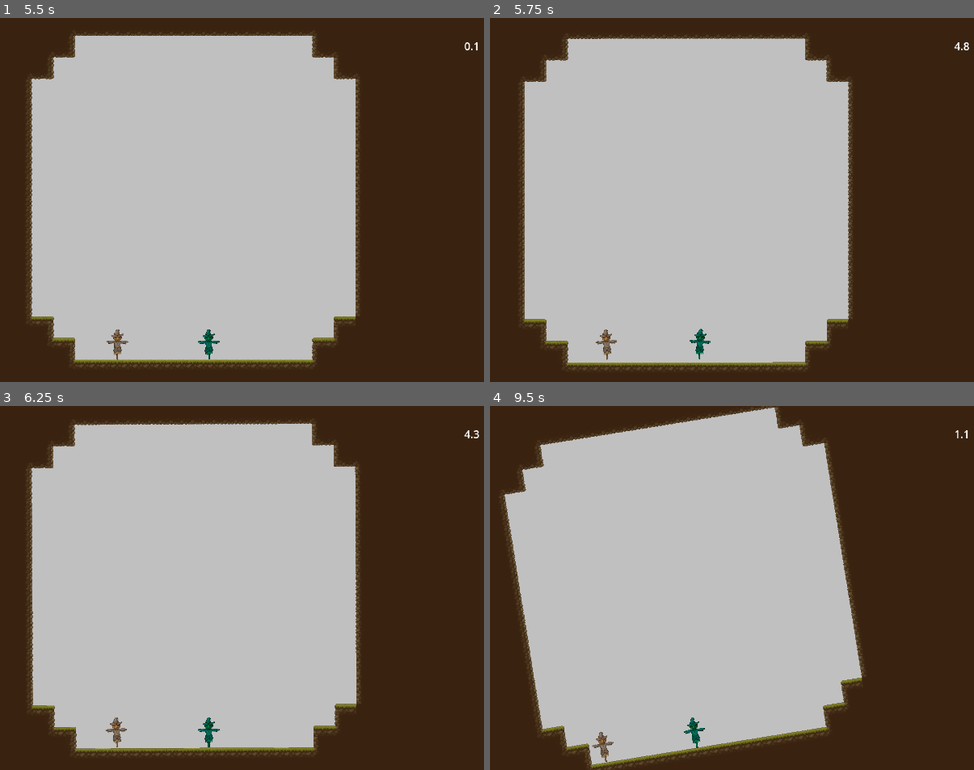
Above: before the commit, frames 1-4 (two rows, left to right).
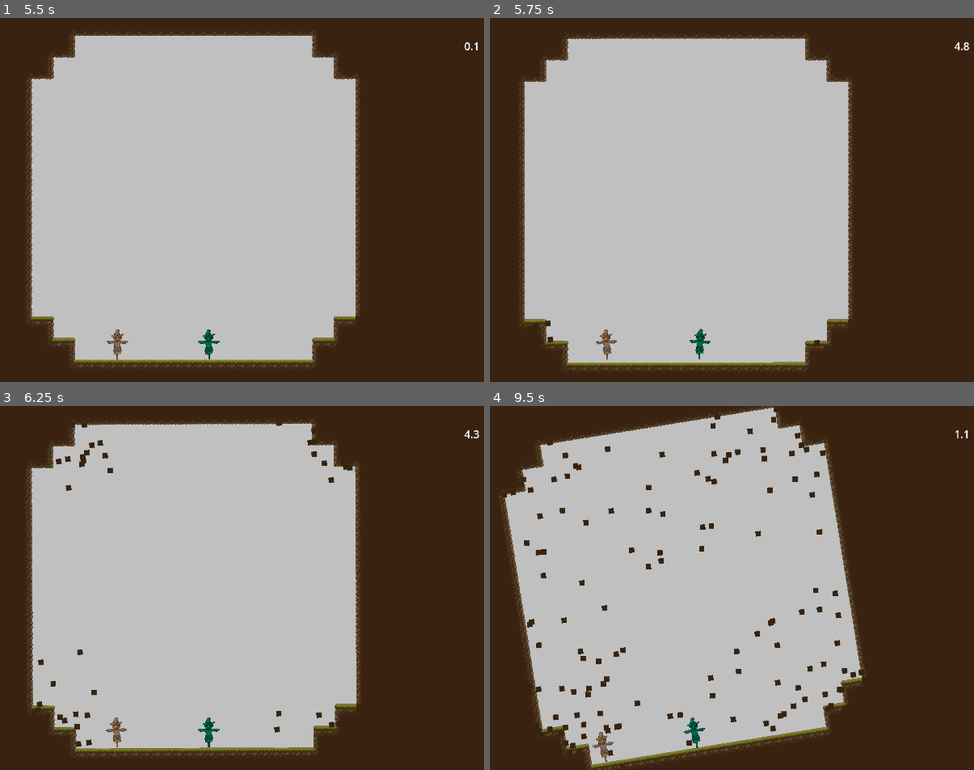
Above: after the commit, the same moments.

Repository: adudewithapc/piktiv-autumn-game-jam-2024
Game: Godot game, scene res://Scenes/UI/Menu.tscn
The game is run twice, just before and just after one commit, with the same random seed, the same clock (stepped at 60 frames per second) and the same inputs. Sound files missing from this copy of the repository are replaced by a short silence.
Inputs:
- Up to frame 1 (5.5 s): click "Play" at 0.5 s; tap Enter (ui_accept) at 1.25, 1.52, 2, 2.27, 3.77, 4.52, 5, 5.27 s
- Up to frame 2 (5.75 s): no input
- Up to frame 3 (6.25 s): no input
- Up to frame 4 (9.5 s): tap Enter (ui_accept) at 6.77, 7.52, 8.27 s

Frame 1 is identical in both runs. In frame 2, less than 0.1% of the frame differs, in the area x 8-70%, y 83-91%; in frame 3, 0.6%; in frame 4, 2.2%, in the area x 2-78%, y 0-100%.

Commit message:
rotate particles

Diff:
--- a/Scenes/LevelArt.tscn
+++ b/Scenes/LevelArt.tscn
@@ -18,13 +18,32 @@
 [sub_resource type="RectangleShape2D" id="RectangleShape2D_byneu"]
 size = Vector2(1088, 64)
 
+[sub_resource type="ParticleProcessMaterial" id="ParticleProcessMaterial_hbqhv"]
+particle_flag_disable_z = true
+angle_min = 1.07288e-05
+angle_max = 10.0
+spread = 180.0
+initial_velocity_min = 145.19
+initial_velocity_max = 421.05
+gravity = Vector3(0, 98, 0)
+
+[sub_resource type="Gradient" id="Gradient_27i2o"]
+offsets = PackedFloat32Array(0.75154)
+colors = PackedColorArray(0.223529, 0.137255, 0.0627451, 1)
+
+[sub_resource type="GradientTexture2D" id="GradientTexture2D_osxq6"]
+gradient = SubResource("Gradient_27i2o")
+width = 16
+height = 16
+
 [node name="Level" type="Node2D"]
 script = ExtResource("1_kb54q")
 
 [node name="Camera2D" type="Camera2D" parent="."]
 
-[node name="Stage" type="Marker2D" parent="."]
+[node name="Stage" type="Marker2D" parent="." node_paths=PackedStringArray("particles")]
 script = ExtResource("2_6jfnu")
+particles = [NodePath("GPUParticles2D"), NodePath("GPUParticles2D2"), NodePath("GPUParticles2D3"), NodePath("GPUParticles2D4")]
 
 [node name="Colliders" type="StaticBody2D" parent="Stage"]
 position = Vector2(-960, -540)
@@ -76,6 +95,38 @@
 tile_map_data = PackedByteArray("AAAPAP7/AAACAAUAAAAPAP//AAACAAUAAAAPAAAAAAACAAUAAAAPAAEAAAACAAUAAAAPAAIAAAACAAUAAAAPAA …(4800 unchanged characters)…
 tile_set = ExtResource("1_ocwr7")
 
+[node name="GPUParticles2D" type="GPUParticles2D" parent="Stage"]
+position = Vector2(-445, -459)
+emitting = false
+amount = 100
+process_material = SubResource("ParticleProcessMaterial_hbqhv")
+texture = SubResource("GradientTexture2D_osxq6")
+lifetime = 2.0
+
+[node name="GPUParticles2D2" type="GPUParticles2D" parent="Stage"]
+position = Vector2(445, -461)
+emitting = false
+amount = 100
+process_material = SubResource("ParticleProcessMaterial_hbqhv")
+texture = SubResource("GradientTexture2D_osxq6")
+lifetime = 2.0
+
+[node name="GPUParticles2D3" type="GPUParticles2D" parent="Stage"]
+position = Vector2(-442, 399)
+emitting = false
+amount = 100
+process_material = SubResource("ParticleProcessMaterial_hbqhv")
+texture = SubResource("GradientTexture2D_osxq6")
+lifetime = 2.0
+
+[node name="GPUParticles2D4" type="GPUParticles2D" parent="Stage"]
+position = Vector2(438, 436)
+emitting = false
+amount = 100
+process_material = SubResource("ParticleProcessMaterial_hbqhv")
+texture = SubResource("GradientTexture2D_osxq6")
+lifetime = 2.0
+
 [node name="PlayerOne" parent="." instance=ExtResource("3_csi8t")]
 position = Vector2(-231, 270)
 input_prefix = "first"
--- a/Scripts/Rotate.gd
+++ b/Scripts/Rotate.gd
@@ -3,6 +3,7 @@
 var rotationDegrees = 0
 @export var rotationIncrease = 0.02
 @export var maxRotationDegrees = 5
+@export var particles: Array[GPUParticles2D] = []
 var isRotating = false
 var rotatingRight = true
 
@@ -16,5 +17,6 @@
 func _on_timer_timeout() -> void:
 	isRotating = !isRotating
 	rotationDegrees = 0
+	particles.map(func(o): o.emitting = isRotating)
 	if isRotating:
 		rotatingRight = rotatingRight if randf() > .5 else !rotatingRight
Not shown: 1 places in Scenes/LevelArt.tscn that only renumber resources
